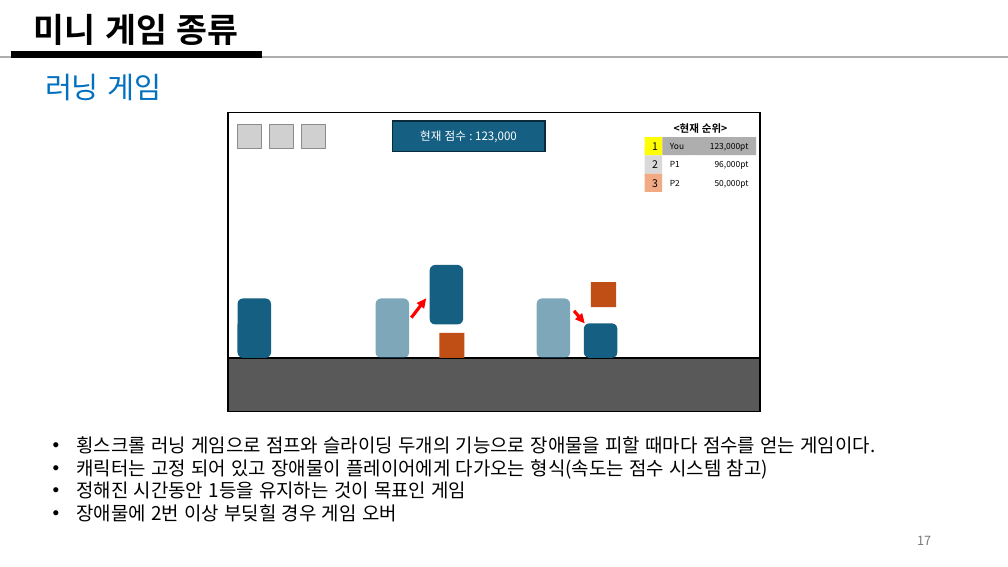
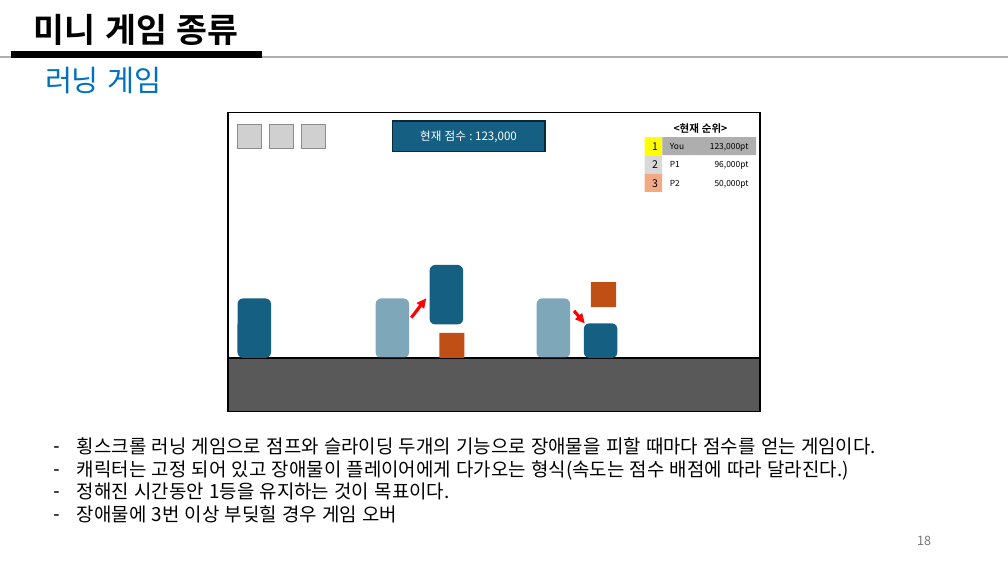
Before and after one commit to weariness00/Mandle_10Minute_Game, a slide deck: slide 18 of document/Please Leave me alone!.pptx (slide 17 before the commit). Drawn at 1008x567 pixels with LibreOffice and Linux fonts; fonts in the diff are those of the drawing; grey boxes stand for pictures. Boxes give left, top, right and bottom in pixels: in the first picture for what was removed or moved away, otherwise in the second. Text is boxed around its words. In the diff, an @@ line names an element or a change of style, - is before the commit and + after.

Commit message:
20250203_기획서_update
- 장애물 설명 추가

```diff
--- a/document/Please Leave me alone!.pptx
+++ b/document/Please Leave me alone!.pptx
@@ text "러닝 게임": place and size @@
-text "러닝 게임" at <box>45,73,161,101</box>
+text "러닝 게임" at <box>45,66,161,94</box>
@@ text at <box>77,460,848,523</box>: text changed @@
-• 캐릭터는 고정 되어 있고 장애물이 플레이어에게 다가오는 형식(속도는 점수 시스템 참고)
-• 정해진 시간동안 1등을 유지하는 것이 목표인 게임
-• 장애물에 2번 이상 부딪힐 경우 게임 오버
+– 캐릭터는 고정 되어 있고 장애물이 플레이어에게 다가오는 형식(속도는 점수 배점에 따라 달라진다.)
+– 정해진 시간동안 1등을 유지하는 것이 목표이다.
+– 장애물에 3번 이상 부딪힐 경우 게임 오버
@@ page number at <box>917,535,931,545</box>: text changed @@
-17
+18
```
Also in this commit, not shown: 3 other slides changed, 4 slides added.
